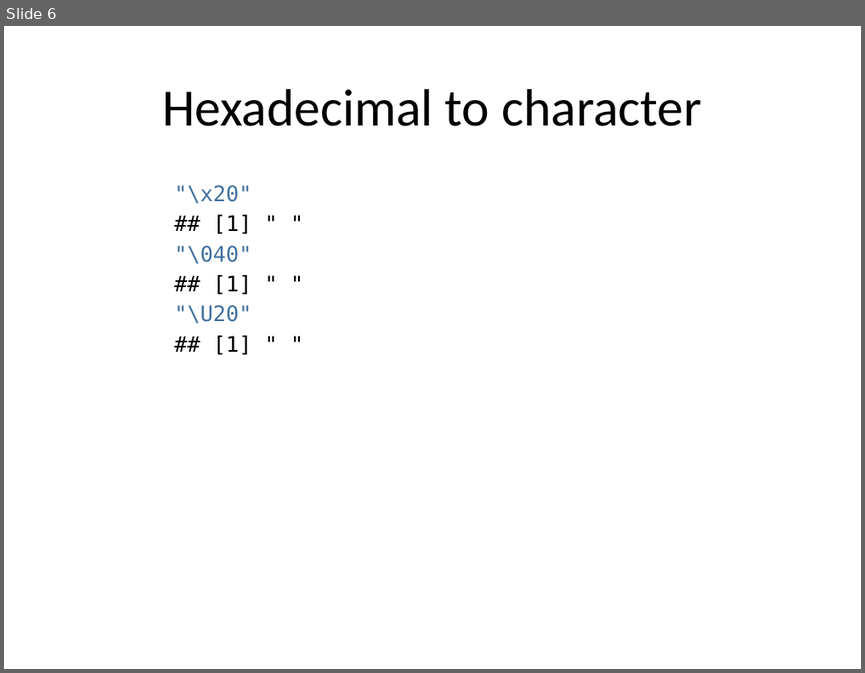
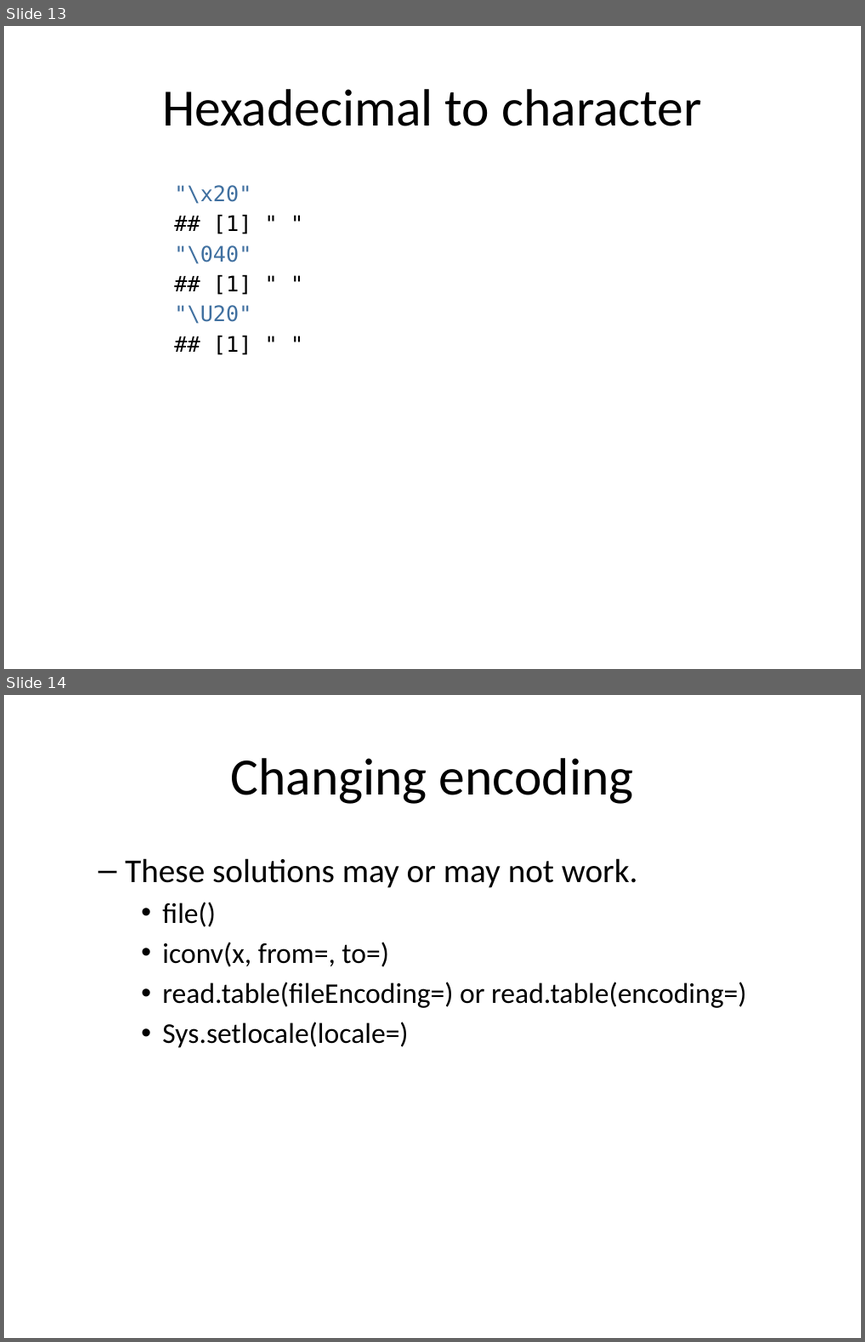
Before and after one commit to pmean/oddball-characters, a slide deck: results/oddball-characters.pptx. Shown one above the other, each under a label of ours: slide 6 before the commit, slides 13 and 14 after it. The pictures are 865x673 and 865x1342 pixels, drawn with LibreOffice and Linux fonts; fonts in the diff are those of the drawing. Boxes give left, top, right and bottom in pixels: in the first picture for what was removed or moved away, otherwise in the second. Text is boxed around its words. In the diff, an @@ line names an element or a change of style, - is before the commit and + after.

```diff
--- a/results/oddball-characters.pptx
+++ b/results/oddball-characters.pptx
@@ slide 14 added at (4,695,861,1338), background #FFFFFF @@
@@ title added at (231,758,634,804), 44 pt, text #000000 @@
+Changing encoding
@@ text added at (125,858,746,1048), 24 pt, text #000000 @@
+  – These solutions may or may not work.
+    • file()
+    • iconv(x, from=, to=)
+    • read.table(fileEncoding=) or read.table(encoding=)
+    • Sys.setlocale(locale=)
@@ what was slide 6 is now slide 13 @@
```
Also in this commit, not shown: 2 slides changed, 16 other slides added, 9 other files.
